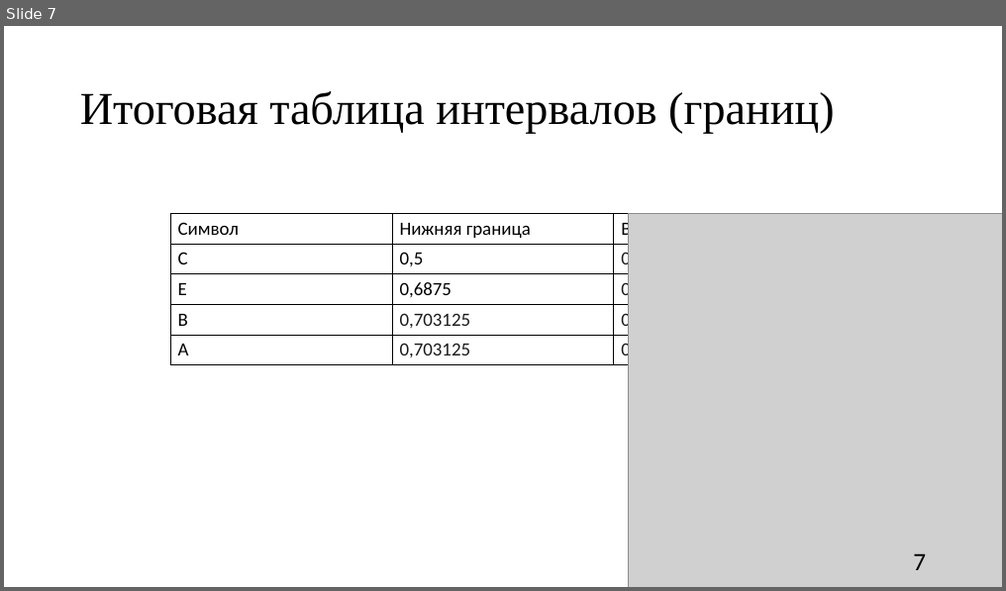
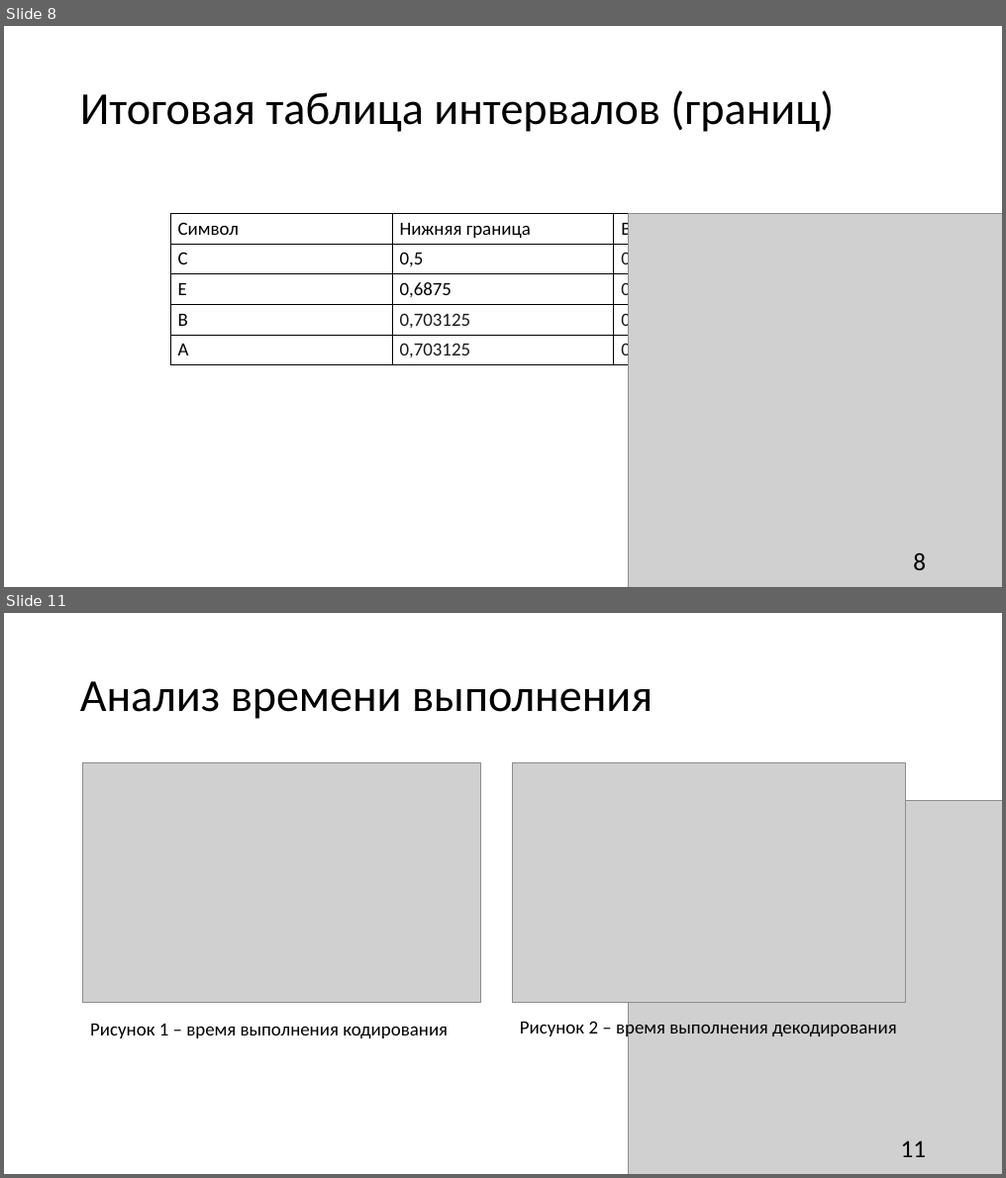
Before and after one commit to bezzzna/Algoritm, a slide deck: Arithmetic coding.pptx. Shown one above the other, each under a label of ours: slide 7 before the commit, slides 8 and 11 after it; the slides between them are not shown. The pictures are 1006x591 and 1006x1178 pixels, drawn with LibreOffice and Linux fonts; fonts in the diff are those of the drawing; grey boxes stand for pictures. Boxes give left, top, right and bottom in pixels: in the first picture for what was removed or moved away, otherwise in the second. Text is boxed around its words. In the diff, an @@ line names an element or a change of style, - is before the commit and + after.

```diff
--- a/Arithmetic coding.pptx
+++ b/Arithmetic coding.pptx
@@ slide 11 added at (4,613,1002,1174), background #FFFFFF @@
@@ title added at (80,681,652,719), 44 pt, text #000000 @@
+Анализ времени выполнения
@@ picture added at (83,762,481,1003) @@
@@ picture added at (512,762,905,1003) @@
@@ picture added at (628,800,1002,1174) @@
@@ text added at (90,1023,448,1039), 18 pt, text #000000 @@
+Рисунок 1 – время выполнения кодирования
@@ text added at (520,1019,897,1040), 18 pt, text #000000 @@
+Рисунок 2 – время выполнения декодирования
@@ page number added at (901,1141,927,1157), 24 pt, text #000000 @@
+11
@@ what was slide 7 is now slide 8 @@
@@ slide 8 changed as well @@
@@ title "Итоговая таблица интервалов (границ)" at (80,90,834,132): font Times New Roman to Calibri @@
@@ page number at (913,553,926,570): text changed @@
-7
+8
```
Also in this commit, not shown: 6 other slides changed, 4 other slides added, 4 slides removed.
